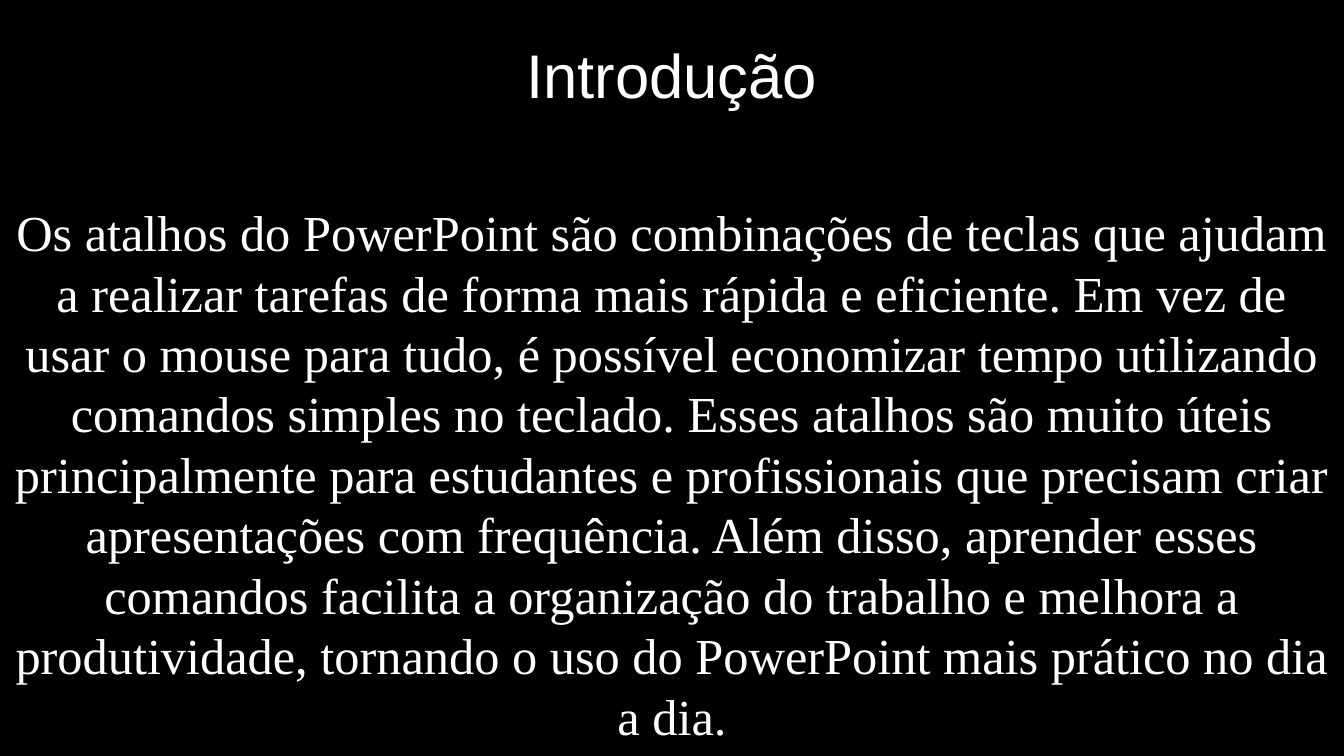
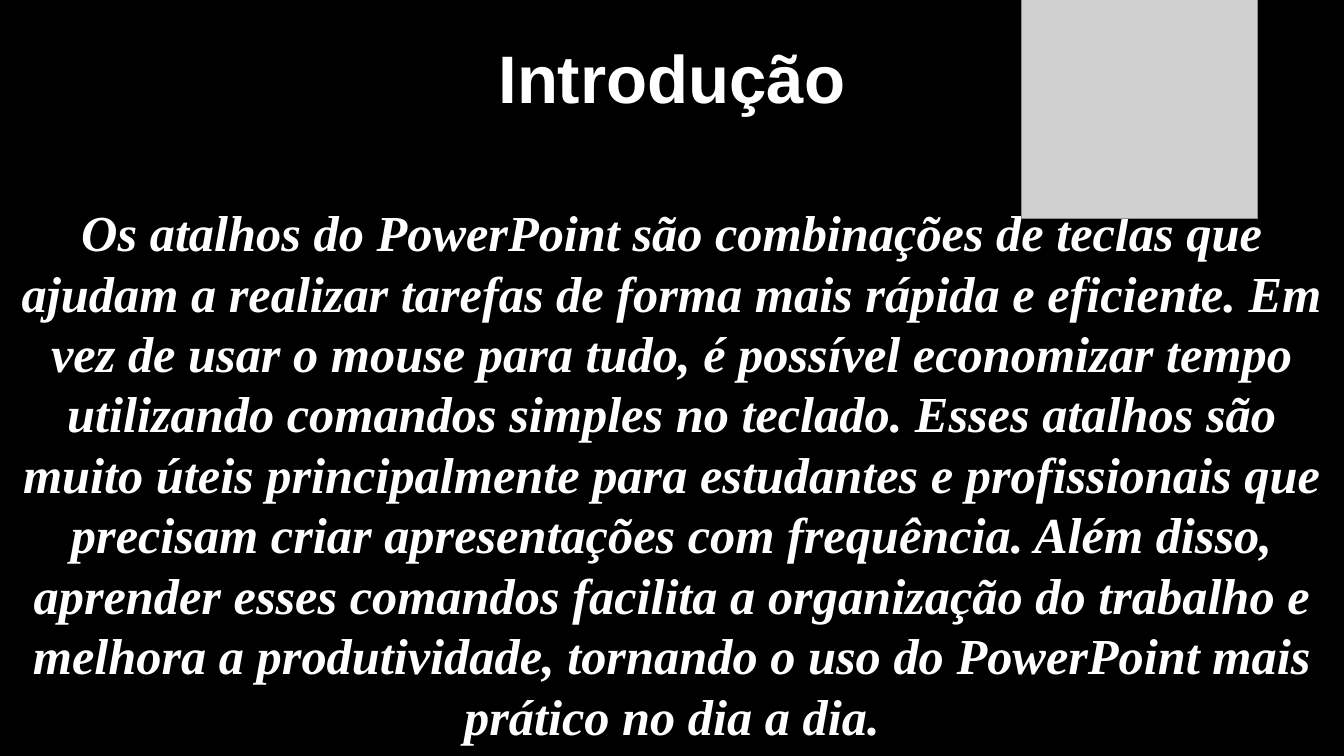
Before and after one commit to CauaReck/ptic, a slide deck: slide 2 of Cauã Reck Mello 1DS.pptx. Drawn at 1344x756 pixels with LibreOffice and Linux fonts; fonts in the diff are those of the drawing; grey boxes stand for pictures; background and template pictures are left out. Boxes give left, top, right and bottom in pixels: in the first picture for what was removed or moved away, otherwise in the second. Text is boxed around its words. In the diff, an @@ line names an element or a change of style, - is before the commit and + after.

```diff
--- a/Cauã Reck Mello 1DS.pptx
+++ b/Cauã Reck Mello 1DS.pptx
@@ picture added at [1022, 0, 1258, 218] @@
@@ text "Introdução": place and size @@
-text "Introdução" at [526, 53, 817, 109]
+text "Introdução" at [498, 54, 845, 116]
@@ text "Introdução" at [498, 54, 845, 116]: size 44 to 48 pt, bold on @@
@@ text "Os atalhos do PowerPoint são ..." at [22, 212, 1322, 745]: bold on, italic on @@
```
Also in this commit, not shown: 5 other slides changed.
